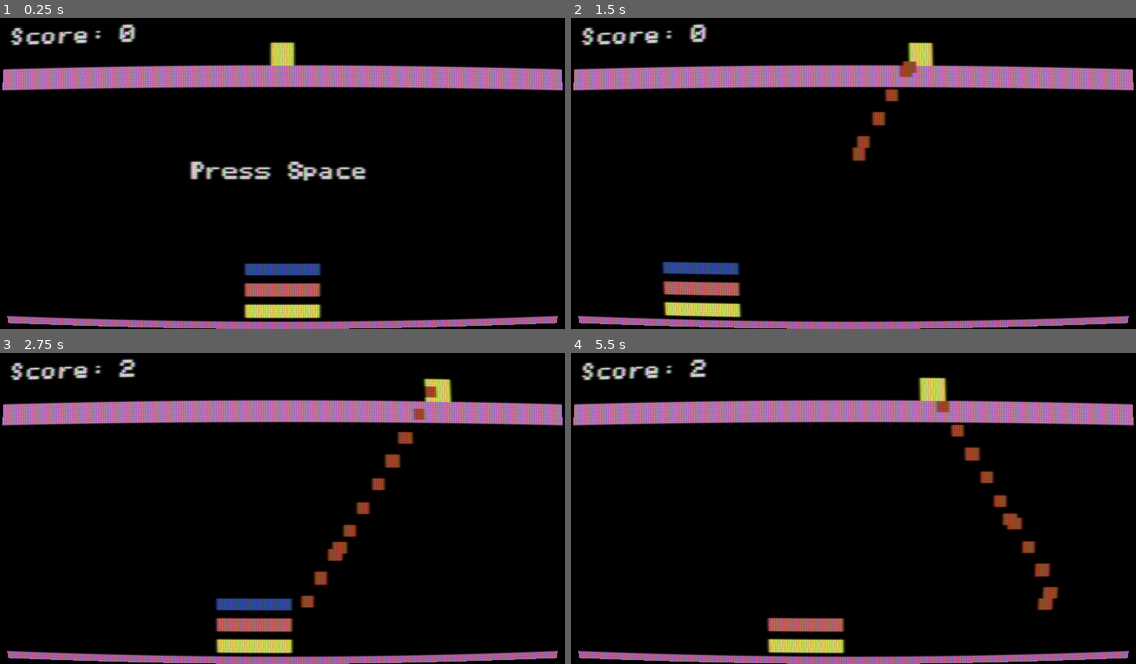
Above: before the commit, frames 1-4 (two rows, left to right).
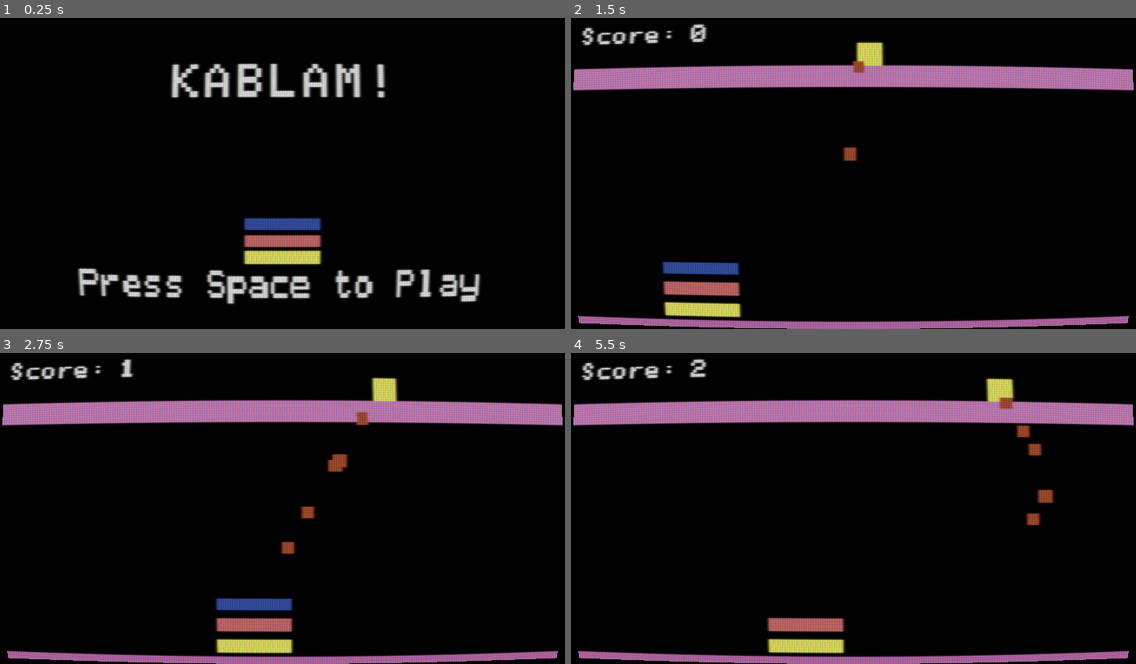
Above: after the commit, the same moments.

Repository: Softwave/Kablam
Game: Godot game, scene res://scenes/test_menu.tscn
Same seed, same stepped clock (60 frames per second), same inputs: the game is played once before the commit and once after it. Before the commit the project starts from res://scenes/example_basic.tscn.
Inputs (mouse positions are in pixels of both pictures, inside the frame that each line leads up to):
- Up to frame 1 (0.25 s): no input
- Up to frame 2 (1.5 s): tap Space (key_unpause) at 0.5, 1.25 s; move the mouse to (977, 154) at 0.52 s; tap Ctrl (test_fire) at 0.6, 1.35 s; move the mouse to (740, 185) at 1.27 s
- Up to frame 3 (2.75 s): move the mouse to (339, 436) at 2.02 s; tap Ctrl (test_fire) at 2.1 s
- Up to frame 4 (5.5 s): move the mouse to (825, 567) at 2.77 s; tap Ctrl (test_fire) every 0.75 s from 2.85 to 5.1 s; tap Space (key_unpause) at 3.5, 4.15 s; move the mouse to (1023, 552) at 3.52 s; move the mouse to (684, 458) at 4.27 s; move the mouse to (881, 505) at 5.02 s

The runs differ from the first frame. In frame 1, 20% of the frame differs, in the area x 0-100%, y 1-100%; in frame 2, 1.4%; in frame 3, 2.4%; in frame 4, 2.5%.

Commit message:
Added icons and stuff

Diff:
--- a/GameOverScene.tscn
+++ b/GameOverScene.tscn
@@ -1,9 +1,11 @@
-[gd_scene load_steps=3 format=2]
+[gd_scene load_steps=4 format=2]
 
 [ext_resource path="res://bg.png" type="Texture" id=1]
 [ext_resource path="res://Apple2.tres" type="DynamicFont" id=2]
+[ext_resource path="res://GameOverScript.gd" type="Script" id=3]
 
 [node name="Node2D" type="Node2D"]
+script = ExtResource( 3 )
 
 [node name="bg" type="Sprite" parent="."]
 position = Vector2( 120.141, 68.1303 )
--- /dev/null
+++ b/GameOverScript.gd
@@ -0,0 +1,16 @@
+extends Node2D
+
+
+# Declare member variables here. Examples:
+# var a = 2
+# var b = "text"
+
+
+# Called when the node enters the scene tree for the first time.
+func _ready():
+	$EndScore.text = "Final Score: " + str(Globals.global_player_score)
+
+
+# Called every frame. 'delta' is the elapsed time since the previous frame.
+#func _process(delta):
+#	pass
--- /dev/null
+++ b/Globals.gd
@@ -0,0 +1,3 @@
+extends Node
+
+var global_player_score = 0
--- a/MadBomber.gd
+++ b/MadBomber.gd
@@ -67,36 +67,36 @@
 		position += velocity * delta
 
 		# Base the bombers speed on the score of the player
-		var tmp_player_score = get_node("../Player").player_score
+		var tmp_player_score = Globals.global_player_score
 		if (tmp_player_score < 5):
 			move_speed = 0.5
 			print("level 1")
 		elif (tmp_player_score >= 5 and tmp_player_score < 10):
 			move_speed = 0.75
-			bomb_speed = 75
+			bomb_speed = 55
 			print("level 2")
 		elif(tmp_player_score >= 10 and tmp_player_score < 20):
 			move_speed = 1
-			bomb_speed = 100
+			bomb_speed = 60
 			print("level 3")
 		elif (tmp_player_score >= 20 and tmp_player_score < 30):
 			move_speed = 1.5
-			bomb_speed = 125
+			bomb_speed = 75
 		elif (tmp_player_score >= 30 and tmp_player_score < 40):
 			move_speed = 2
-			bomb_speed = 125
+			bomb_speed = 80
 		elif (tmp_player_score >= 40 and tmp_player_score < 50):
 			move_speed = 3
-			bomb_speed = 150
+			bomb_speed = 100
 		elif (tmp_player_score >= 50 and tmp_player_score < 60):
 			move_speed = 4
-			bomb_speed = 160
+			bomb_speed = 120
 		elif (tmp_player_score >= 60 and tmp_player_score < 70):
 			move_speed = 5
-			bomb_speed = 200
+			bomb_speed = 140
 		else:
 			move_speed = 5
-			bomb_speed = 200
+			bomb_speed = 150
 			print("level last")
 
 		# Also
--- a/MainMenu.tscn
+++ b/MainMenu.tscn
@@ -1,3 +1,55 @@
-[gd_scene format=2]
+[gd_scene load_steps=6 format=2]
+
+[ext_resource path="res://bg.png" type="Texture" id=1]
+[ext_resource path="res://Apple2.tres" type="DynamicFont" id=2]
+[ext_resource path="res://paddle3.png" type="Texture" id=3]
+[ext_resource path="res://paddle2.png" type="Texture" id=4]
+[ext_resource path="res://paddle1.png" type="Texture" id=5]
 
 [node name="MainMenu" type="Node2D"]
+scale = Vector2( 1.00147, 0.997287 )
+
+[node name="bg" type="Sprite" parent="."]
+position = Vector2( 119.611, 68.3952 )
+texture = ExtResource( 1 )
+
+[node name="KablamLabel" type="Label" parent="."]
+anchor_left = 0.5
+anchor_top = 0.5
+anchor_right = 0.5
+anchor_bottom = 0.5
+margin_left = 71.4601
+margin_top = 22.0045
+margin_right = 169.46
+margin_bottom = 38.0045
+custom_fonts/font = ExtResource( 2 )
+custom_colors/font_color = Color( 1, 1, 1, 1 )
+text = "KABLAM!"
+__meta__ = {
+"_edit_use_anchors_": false
+}
+
+[node name="PressLabel" type="Label" parent="."]
+margin_left = 32.46
+margin_top = 109.807
+margin_right = 298.46
+margin_bottom = 125.807
+rect_scale = Vector2( 0.649614, 0.894464 )
+custom_fonts/font = ExtResource( 2 )
+custom_colors/font_color = Color( 1, 1, 1, 1 )
+text = "Press Space to Play"
+__meta__ = {
+"_edit_use_anchors_": false
+}
+
+[node name="paddle1" type="Sprite" parent="."]
+position = Vector2( 120.044, 91.4866 )
+texture = ExtResource( 5 )
+
+[node name="paddle2" type="Sprite" parent="."]
+position = Vector2( 120.044, 98.4866 )
+texture = ExtResource( 4 )
+
+[node name="paddle3" type="Sprite" parent="."]
+position = Vector2( 120.044, 105.487 )
+texture = ExtResource( 3 )
--- a/PlayScene.tscn
+++ b/PlayScene.tscn
@@ -113,7 +113,7 @@
 texture = ExtResource( 8 )
 
 [node name="Timer" type="Timer" parent="MadBomber"]
-wait_time = 0.2
+wait_time = 0.4
 
 [node name="Goal" type="Area2D" parent="."]
 script = ExtResource( 15 )
--- a/Player.gd
+++ b/Player.gd
@@ -13,8 +13,8 @@
 
 
 func score_points():
-	player_score += 1
-	get_node("../ScoreLabel").text = "Score: " + str(player_score)
+	Globals.global_player_score += 1
+	get_node("../ScoreLabel").text = "Score: " + str(Globals.global_player_score)
 
 
 func enemy_scored():
--- a/project.godot
+++ b/project.godot
@@ -16,8 +16,13 @@
 [application]
 
 config/name="Kablam"
-run/main_scene="res://scenes/example_basic.tscn"
-config/icon="res://icon.png"
+run/main_scene="res://scenes/test_menu.tscn"
+config/icon="res://icon512.png"
+config/windows_native_icon="res://iconKablam.ico"
+
+[autoload]
+
+Globals="*res://Globals.gd"
 
 [display]
 
--- /dev/null
+++ b/scenes/MenuScript.gd
@@ -0,0 +1,15 @@
+extends Node2D
+
+
+# Declare member variables here. Examples:
+# var a = 2
+# var b = "text"
+
+
+# Called when the node enters the scene tree for the first time.
+func _ready():
+	pass # Replace with function body.
+
+func _process(delta):
+	if Input.is_action_pressed("key_unpause"):
+		get_tree().change_scene("res://scenes/example_basic.tscn")
--- /dev/null
+++ b/scenes/test_menu.tscn
@@ -0,0 +1,37 @@
+[gd_scene load_steps=4 format=2]
+
+[ext_resource path="res://MainMenu.tscn" type="PackedScene" id=1]
+[ext_resource path="res://shaders/crt-lottes.tres" type="Material" id=2]
+[ext_resource path="res://scenes/MenuScript.gd" type="Script" id=3]
+
+[node name="example_basic" type="Node2D"]
+script = ExtResource( 3 )
+__meta__ = {
+"_editor_description_": "This is just a ViewportContainer, with a Viewport containing a \"game\" scene.
+
+The ViewportContainer has the shader asigned to its \"material\" property, and must be upscaled using the \"rect_scale\" property, preferably using an integer factor (x2, x3, x4...).
+
+In the shader params must specify:
+ - \"input size\": resolution of source image. In this example, 256x224.
+ - \"output size\": resolution of final image. In this example it is scaled x4, so it is 1024x896.
+ - \"texture size\": must be equal to \"input size\".
+
+In project settings, disable any window stretching mode."
+}
+
+[node name="ViewportContainer" type="ViewportContainer" parent="."]
+material = ExtResource( 2 )
+margin_right = 960.0
+margin_bottom = 540.0
+__meta__ = {
+"_edit_use_anchors_": false
+}
+
+[node name="Viewport" type="Viewport" parent="ViewportContainer"]
+size = Vector2( 240, 135 )
+handle_input_locally = false
+hdr = false
+usage = 1
+render_target_update_mode = 3
+
+[node name="MainMenu" parent="ViewportContainer/Viewport" instance=ExtResource( 1 )]
Binary file added: icon512.png
Not shown, added: icon512.png.import
Binary file added: iconKablam.ico
Not shown, added: icon.afdesign
